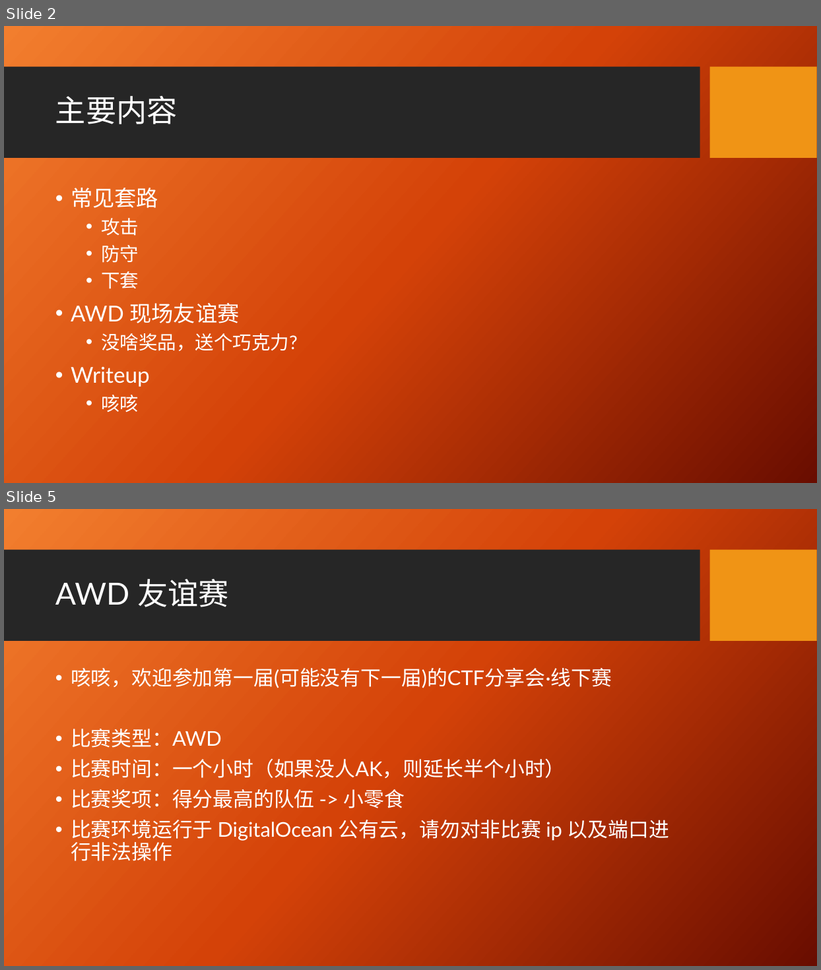
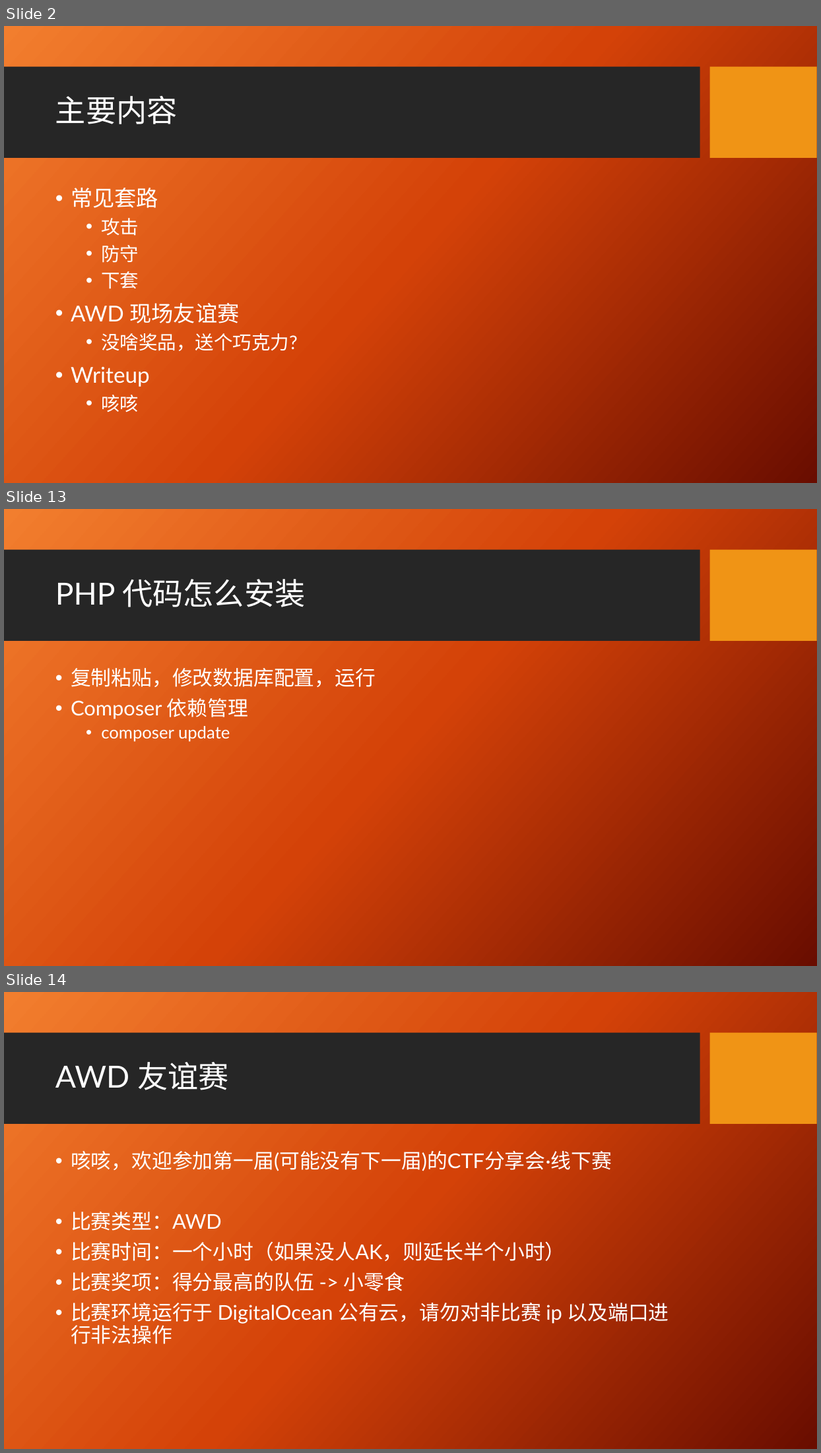
Before and after one commit to zzfly256/CTF-AWD-demo, a slide deck: CTF AWD.pptx. Shown one above the other, each under a label of ours: slides 2 and 5 before the commit, slides 2, 13 and 14 after it; the slides between them are not shown. The pictures are 821x970 and 821x1453 pixels, drawn with LibreOffice and Linux fonts; fonts in the diff are those of the drawing; background and template pictures are left out. Boxes give left, top, right and bottom in pixels: in the first picture for what was removed or moved away, otherwise in the second. Text is boxed around its words. In the diff, an @@ line names an element or a change of style, - is before the commit and + after.

```diff
--- a/CTF AWD.pptx
+++ b/CTF AWD.pptx
@@ slide 13 added at (x1=4, y1=509, x2=817, y2=966), background picture (left out); not listed: 2 template elements that a slide beside it also shows @@
@@ title added at (x1=55, y1=579, x2=305, y2=607), 36 pt, text #FFFFFF @@
+PHP 代码怎么安装
@@ text added at (x1=71, y1=668, x2=376, y2=742), 24 pt, text #FFFFFF @@
+• 复制粘贴，修改数据库配置，运行
+• Composer 依赖管理
+  • composer update
@@ what was slide 5 is now slide 14 @@
```
Also in this commit, not shown: 3 slides changed, 9 other slides added, 23 other files.
